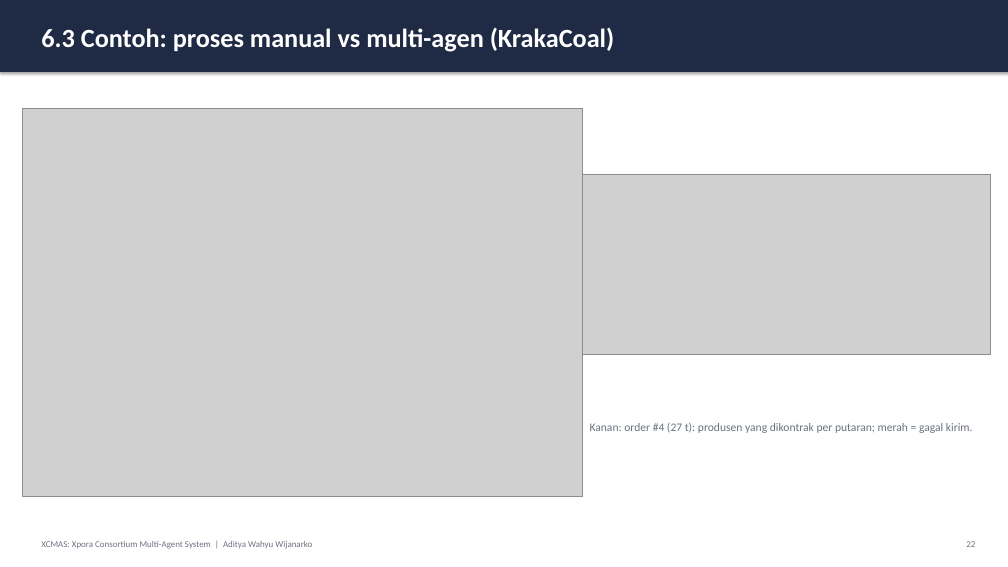
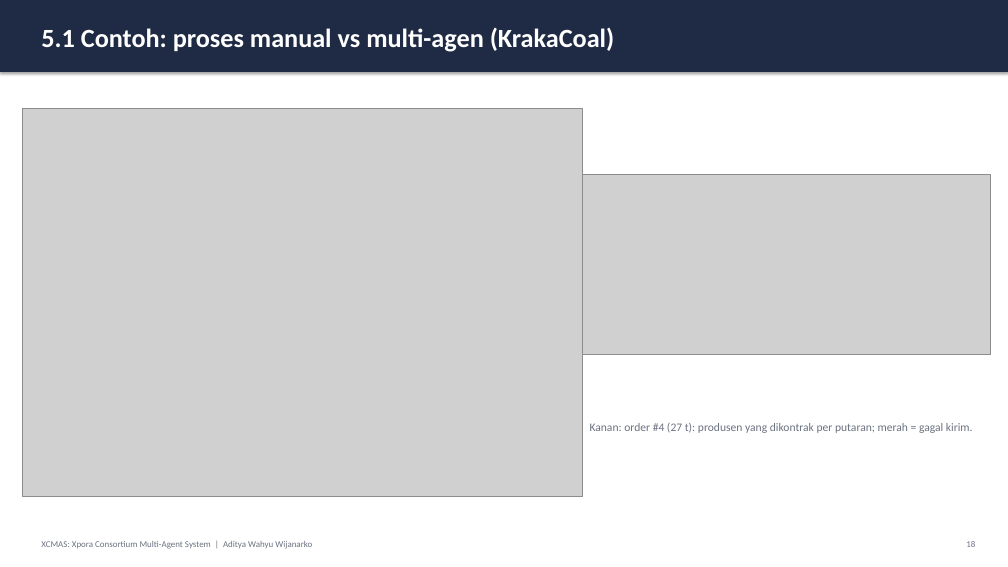
Before and after one commit to AdityaIKO/Agentic-Enterprise, a slide deck: slide 18 of docs/Presentasi_Tugas1.pptx (slide 22 before the commit). Drawn at 1008x567 pixels with LibreOffice and Linux fonts; fonts in the diff are those of the drawing; grey boxes stand for pictures. Boxes give left, top, right and bottom in pixels: in the first picture for what was removed or moved away, otherwise in the second. Text is boxed around its words. In the diff, an @@ line names an element or a change of style, - is before the commit and + after.

```diff
--- a/docs/Presentasi_Tugas1.pptx
+++ b/docs/Presentasi_Tugas1.pptx
@@ text at <box>41,28,615,52</box>: text changed @@
-6.3 Contoh: proses manual vs multi-agen (KrakaCoal)
+5.1 Contoh: proses manual vs multi-agen (KrakaCoal)
```
Also in this commit, not shown: 34 other slides changed, 11 slides added, 7 other files.
